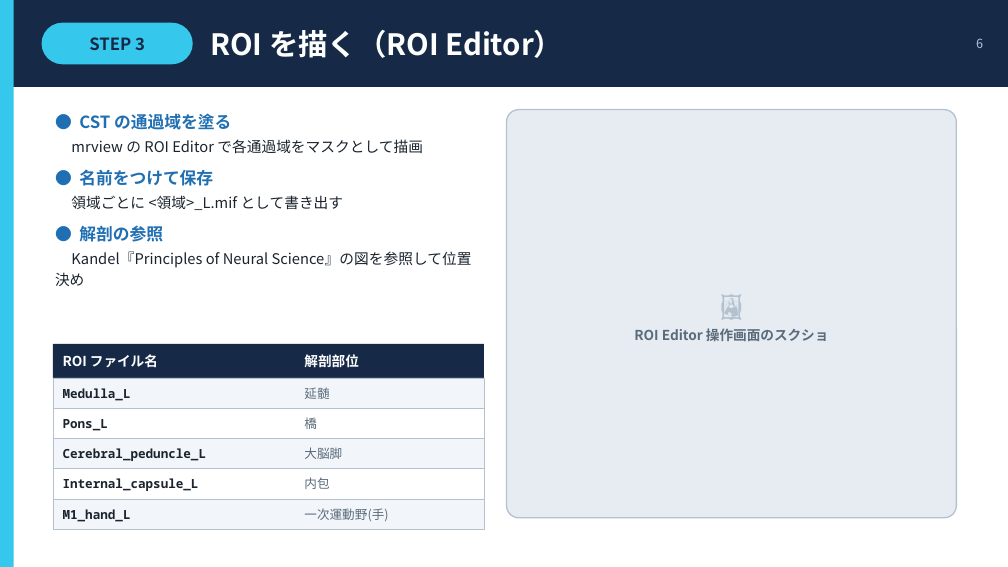
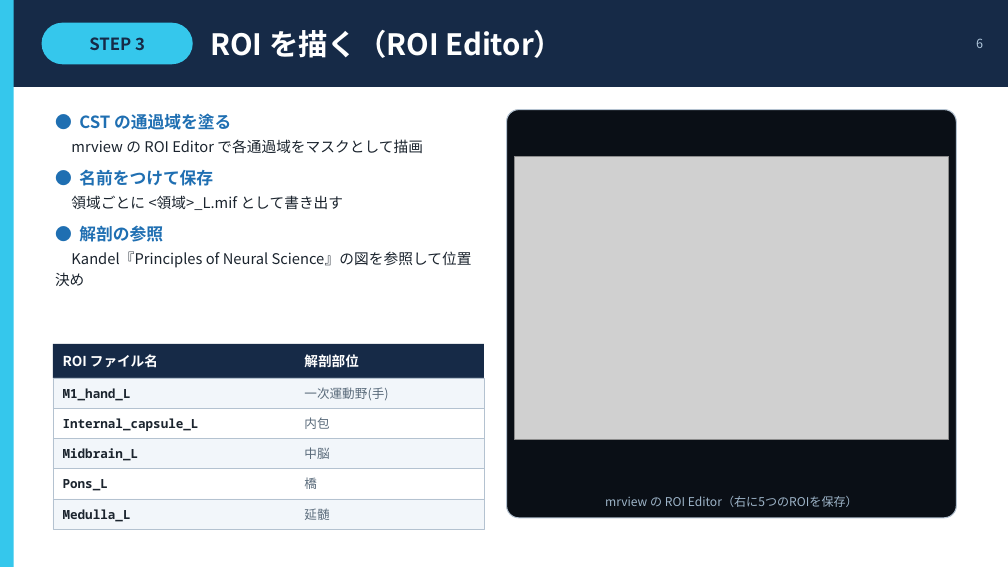
Before and after one commit to tiankevin02/Kevin-Email-AI, a slide deck: slide 6 of slides/CST_tractography_slides.pptx. Drawn at 1008x567 pixels with LibreOffice and Linux fonts; fonts in the diff are those of the drawing; grey boxes stand for pictures. Boxes give left, top, right and bottom in pixels: in the first picture for what was removed or moved away, otherwise in the second. Text is boxed around its words. In the diff, an @@ line names an element or a change of style, - is before the commit and + after.

```diff
--- a/slides/CST_tractography_slides.pptx
+++ b/slides/CST_tractography_slides.pptx
@@ rounded rectangle at bbox=[507, 110, 957, 518]: fill #E6ECF2 to #0A0F16; outline #B4C2D0 1.25 pt to #B4C2D0 1 pt @@
@@ picture added at bbox=[514, 157, 949, 439] @@
@@ text removed at bbox=[634, 328, 829, 341] @@
-🖼
-ROI Editor 操作画面のスクショ
@@ text at bbox=[63, 388, 131, 401]: text changed @@
-Medulla_L
+M1_hand_L
@@ text at bbox=[304, 387, 388, 400]: text changed @@
-延髄
+一次運動野(手)
@@ text at bbox=[63, 418, 199, 431]: text changed @@
-Pons_L
+Internal_capsule_L
@@ text "内包": place and size @@
-text "内包" at bbox=[304, 477, 329, 489]
+text "内包" at bbox=[304, 417, 329, 429]
@@ text at bbox=[63, 448, 139, 461]: text changed @@
-Cerebral_peduncle_L
+Midbrain_L
@@ text at bbox=[304, 447, 329, 459]: text changed @@
-大脳脚
+中脳
@@ text at bbox=[63, 479, 108, 491]: text changed @@
-Internal_capsule_L
+Pons_L
@@ text "橋": place and size @@
-text "橋" at bbox=[304, 417, 317, 429]
+text "橋" at bbox=[304, 477, 317, 489]
@@ text at bbox=[63, 509, 131, 522]: text changed @@
-M1_hand_L
+Medulla_L
@@ text at bbox=[304, 508, 329, 520]: text changed @@
-一次運動野(手)
+延髄
@@ text added at bbox=[605, 496, 858, 507], 11.5 pt, text #9DB4C8 @@
+mrview の ROI Editor（右に5つのROIを保存）
```
Also in this commit, not shown: 8 other slides changed, 5 slides added, 1 slide removed, 11 other files.
